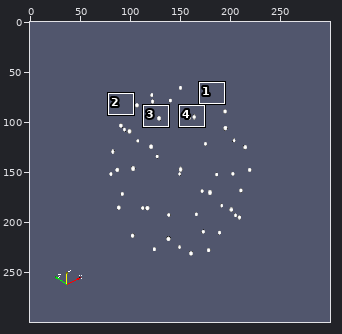
File history of a sprite sheet, Baseline/MantaSSImage.png. The picture above shows the old version from afar; the outline marks the close-up.
Close-up. Before the commit:
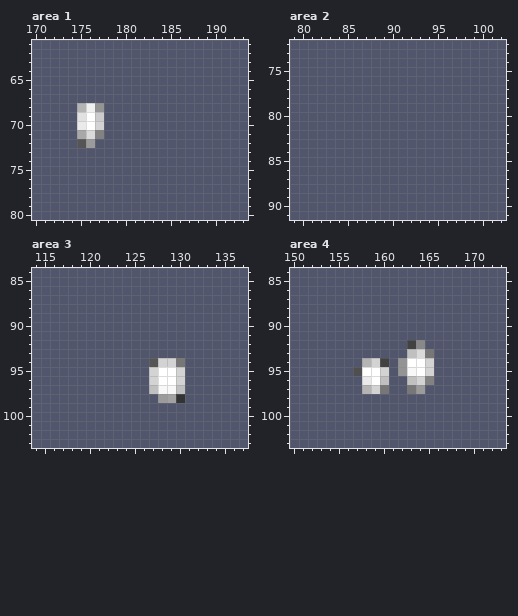
The file is 300x300 pixels. Colours within 5 levels of each other are drawn and written as one. Shown: area 1: x 170..193, y 61..80; area 2: x 79..102, y 72..91; area 3: x 114..137, y 84..103; area 4: x 150..173, y 84..103. The commit also changed other parts of the picture, which this record leaves out.
The same view after the edit:
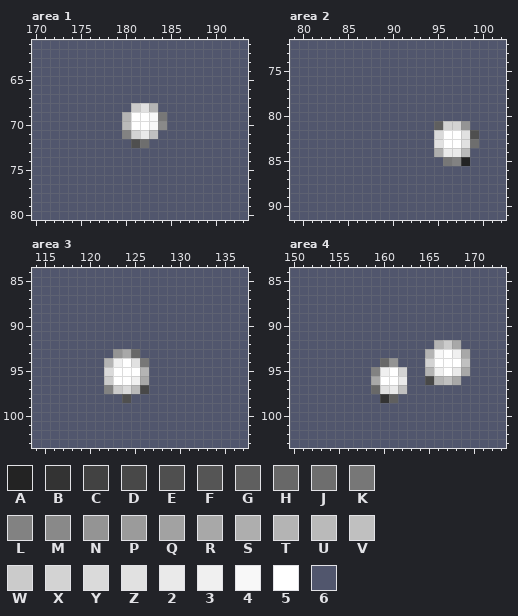
Palette (. is transparent): A #232323  B #333333  C #424242  D #484848  E #4f4f4f  F #555555  G #5f5f5f  H #686868  J #6e6e6e  K #777777  L #828282  M #898989  N #949494  P #9b9b9b  Q #a2a2a2  R #a8a8a8  S #aeaeae  T #b4b4b4  U #bababa  V #c0c0c0  W #cbcbcb  X #d3d3d3  Y #dadada  Z #e1e1e1  2 #eaeaea  3 #f0f0f0  4 #f8f8f8  5 #ffffff  6 #51566d
Change:
Changed rows in their new state; - is an unchanged pixel.
Area 1:
first column x 175:
68 666---WZT-
69 666--T554K
70 666--U554M
71 666--LX2V-
72 66----EJ--
Area 2:
first column x 95:
81 GXXN-
82 Y55ZE
83 Z55ZJ
84 S22U-
85 -KLA-
Area 3:
first column x 122:
 93 -NRH-----
 94 T35ZK6666
 95 Y555T6666
 96 W553R6666
 97 LWYUD6666
 98 --E---666
Area 4:
first column x 157:
 92 ------66-TWR-
 93 ------66T453R
 94 -66HN666-555V
 95 66L35X66T352R
 96 -6R55266DTVR-
 97 -6HZ2V66-----
 98 ---BG--------
